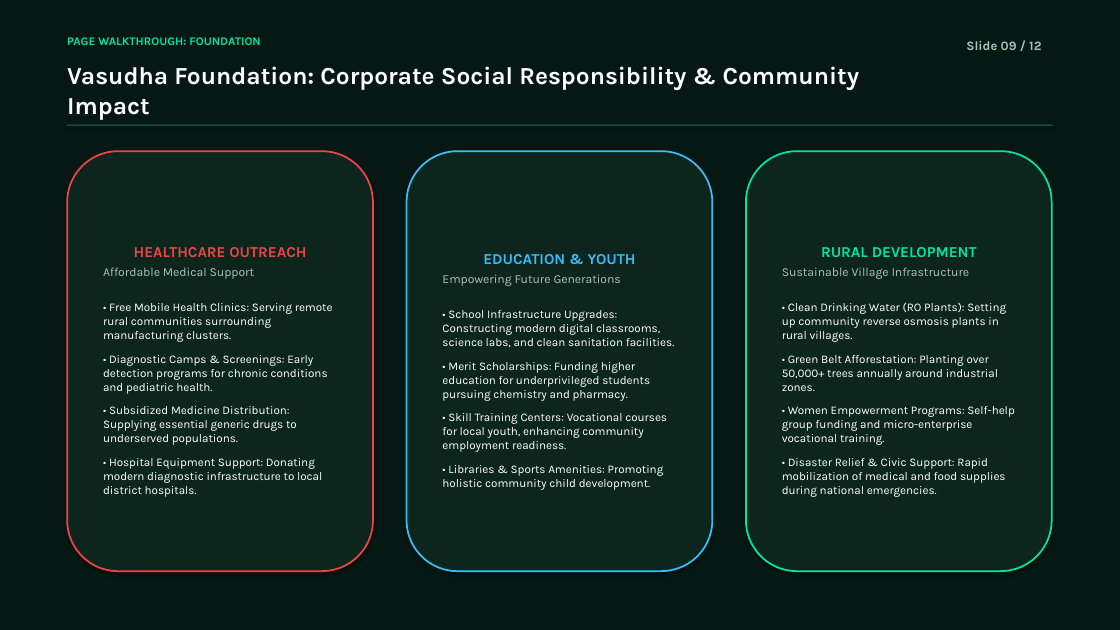
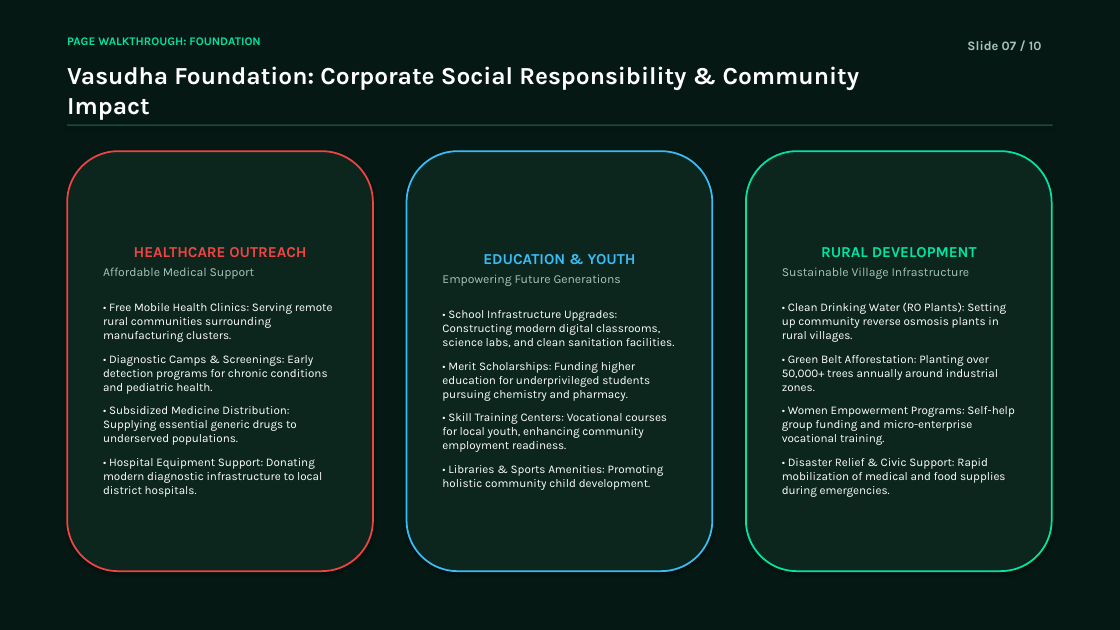
Before and after one commit to saikrishna-bethamcharla/vasudhapharma-green, a slide deck: slide 7 of Vasudha_Pharma_Client_Presentation.pptx (slide 9 before the commit). Drawn at 1120x630 pixels with LibreOffice and Linux fonts; fonts in the diff are those of the drawing. Boxes give left, top, right and bottom in pixels: in the first picture for what was removed or moved away, otherwise in the second. Text is boxed around its words. In the diff, an @@ line names an element or a change of style, - is before the commit and + after.

```diff
--- a/Vasudha_Pharma_Client_Presentation.pptx
+++ b/Vasudha_Pharma_Client_Presentation.pptx
@@ text at (x1=967, y1=41, x2=1042, y2=50): text changed @@
-Slide 09 / 12
+Slide 07 / 10
@@ text in rounded rectangle at (x1=782, y1=458, x2=1006, y2=497): text changed @@
-• Disaster Relief & Civic Support: Rapid mobilization of medical and food supplies during national emergencies.
+• Disaster Relief & Civic Support: Rapid mobilization of medical and food supplies during emergencies.
```
Also in this commit, not shown: 9 other slides changed, 2 slides removed, 3 other files.
